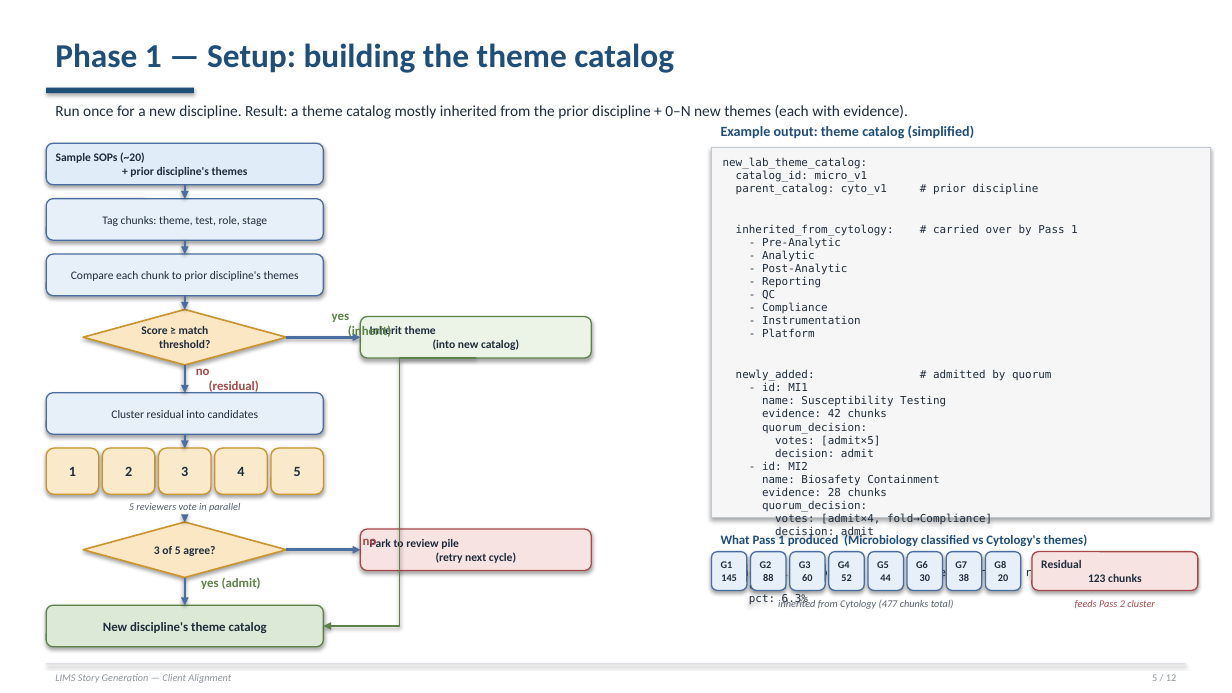
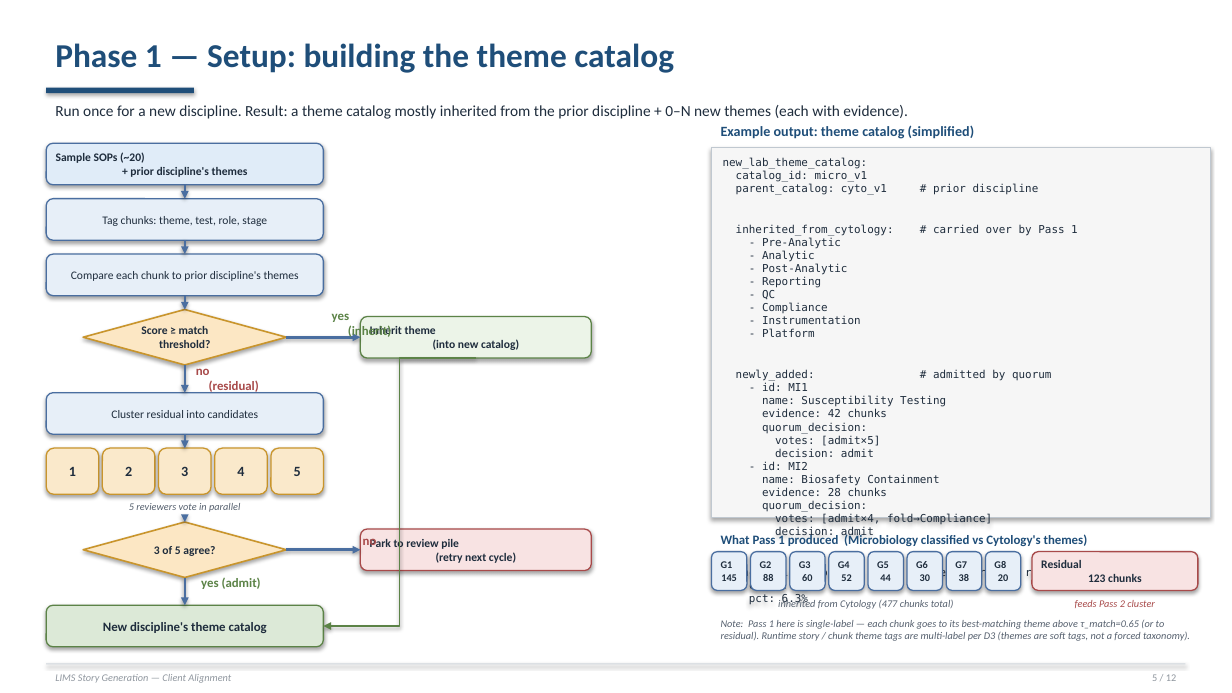
Before and after one commit to Rajneesh-Tiwari/LabReq_agent, a slide deck: slide 5 of client_alignment_deck.pptx. Drawn at 1232x693 pixels with LibreOffice and Linux fonts; fonts in the diff are those of the drawing. Boxes give left, top, right and bottom in pixels: in the first picture for what was removed or moved away, otherwise in the second. Text is boxed around its words. In the diff, an @@ line names an element or a change of style, - is before the commit and + after.

```diff
--- a/client_alignment_deck.pptx
+++ b/client_alignment_deck.pptx
@@ text added at [721, 620, 1190, 641], 8 pt, text #55606E, italic @@
+Note: Pass 1 here is single-label — each chunk goes to its best-matching theme above τ_match=0.65 (or to residual). Runtime story / chunk theme tags are multi-label per D3 (themes are soft tags, not a forced taxonomy).
```
Also in this commit, not shown: 1 other file.
